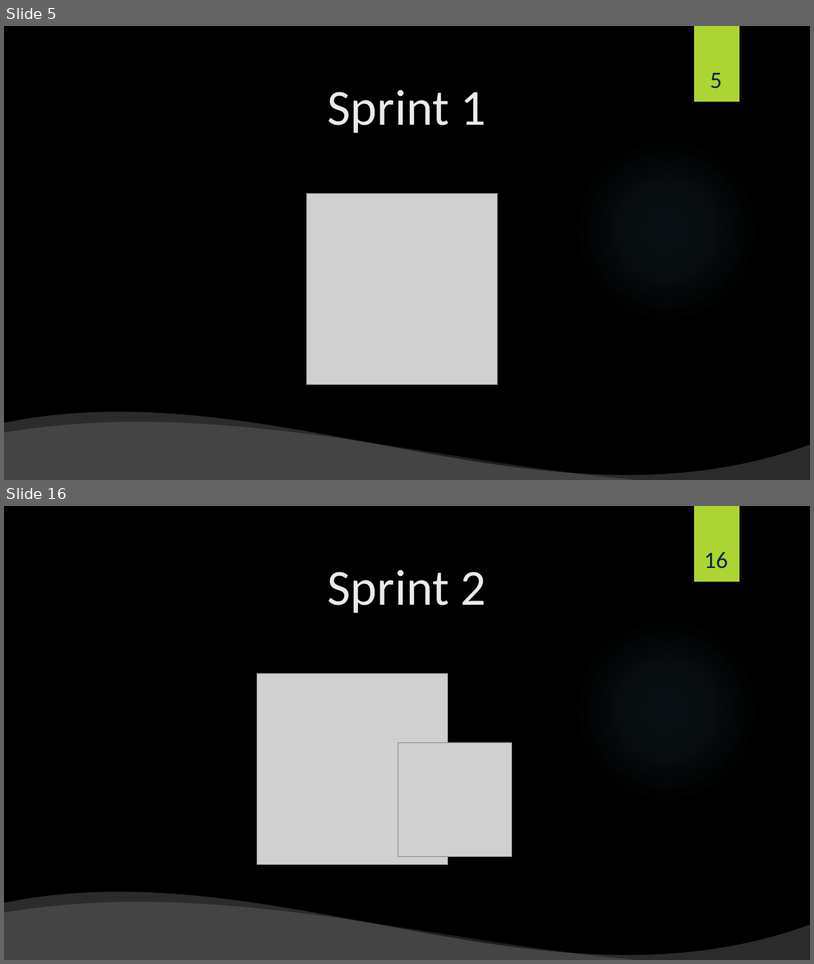
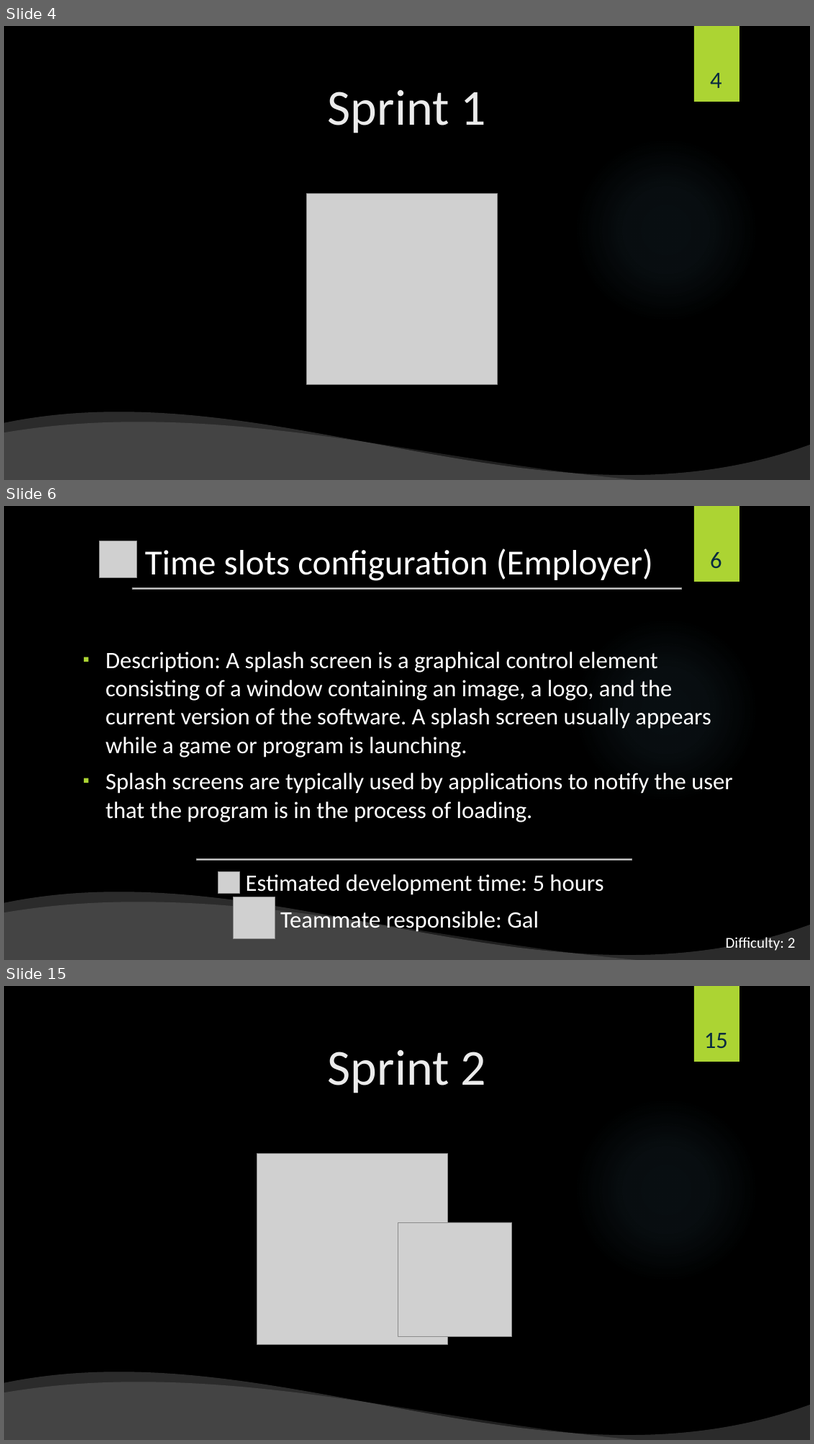
Before and after one commit to shiftlyapp/Shiftly, a slide deck: Backlog.pptx. Shown one above the other, each under a label of ours: slides 5 and 16 before the commit, slides 4, 6 and 15 after it; the slides between them are not shown. The pictures are 814x964 and 814x1444 pixels, drawn with LibreOffice and Linux fonts; fonts in the diff are those of the drawing; grey boxes stand for pictures; background and template pictures are left out. Boxes give left, top, right and bottom in pixels: in the first picture for what was removed or moved away, otherwise in the second. Text is boxed around its words. In the diff, an @@ line names an element or a change of style, - is before the commit and + after.

```diff
--- a/Backlog.pptx
+++ b/Backlog.pptx
@@ slide 6 added at <box>4,506,810,960</box>, background picture (left out); not listed: 2 template elements that a slide beside it also shows @@
@@ picture added at <box>100,541,136,577</box> @@
@@ title added at <box>145,548,653,581</box>, 42 pt, text #FFFFFF @@
+Time slots configuration (Employer)
@@ page number added at <box>710,552,723,568</box>, 28 pt, text #072A40 @@
+6
@@ picture added at <box>132,587,682,590</box> @@
@@ text added at <box>106,651,733,934</box>, 28 pt, text #FFFFFF @@
+▪ Description: A splash screen is a graphical control element consisting of a window containing an image, a logo, and the current version of the software. A splash screen usually appears while a game or program is launching.
+▪ Splash screens are typically used by applications to notify the user that the program is in the process of loading.
+Estimated development time: 5 hours
+Teammate responsible: Gal
@@ picture added at <box>196,859,632,860</box> @@
@@ picture added at <box>218,871,240,893</box> @@
@@ wave added at <box>4,890,810,960</box>, fill #FFFFFF at 17% opacity @@
@@ wave added at <box>4,901,810,960</box>, fill #FFFFFF at 12% opacity @@
@@ picture added at <box>233,897,275,939</box> @@
@@ text added at <box>726,935,796,950</box>, 18 pt, text #FFFFFF @@
+Difficulty: 2
@@ what was slide 5 is now slide 4 @@
@@ page number at <box>710,73,723,88</box>: text changed @@
-5
+4
@@ what was slide 16 is now slide 15 @@
@@ page number at <box>705,1033,728,1048</box>: text changed @@
-16
+15
```
Also in this commit, not shown: 14 slides changed, 9 other slides added, 8 slides removed.
